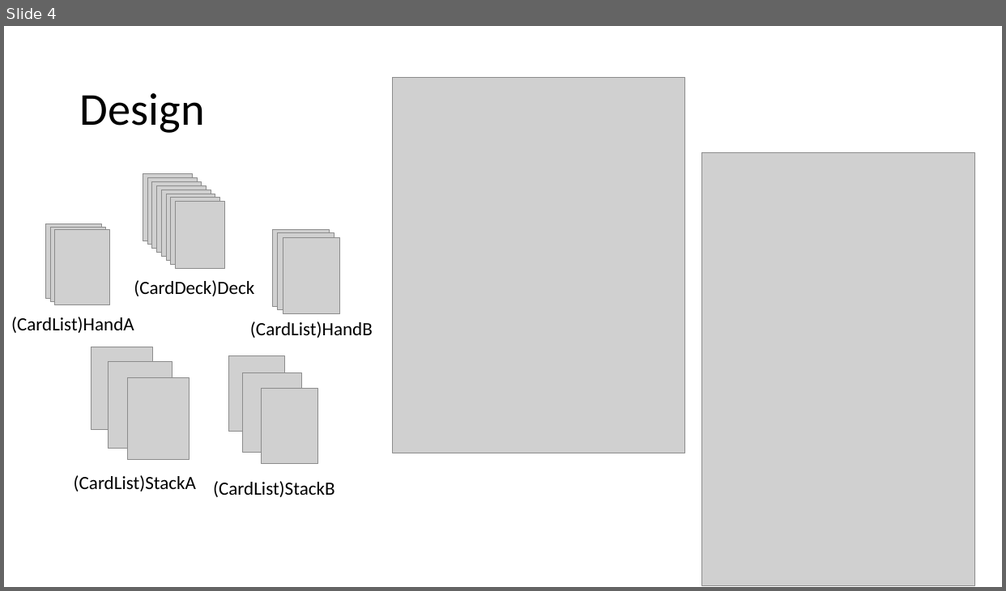
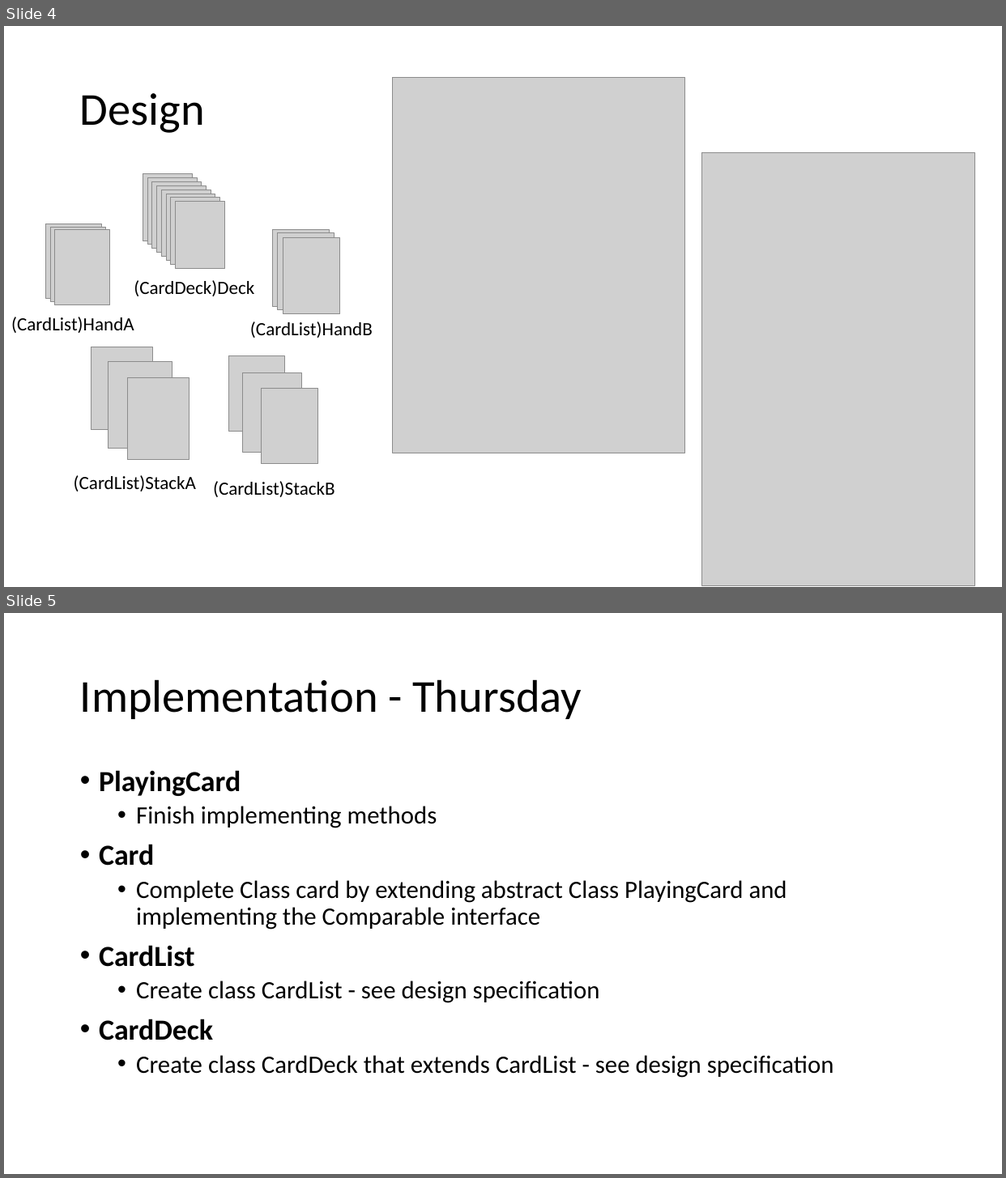
Before and after one commit to veggieboy/WarCardGame, a slide deck: warCardGame.pptx. Shown one above the other, each under a label of ours: slide 4 before the commit, slides 4 and 5 after it. The pictures are 1006x591 and 1006x1178 pixels, drawn with LibreOffice and Linux fonts; fonts in the diff are those of the drawing; grey boxes stand for pictures; background and template pictures are left out. Boxes give left, top, right and bottom in pixels: in the first picture for what was removed or moved away, otherwise in the second. Text is boxed around its words. In the diff, an @@ line names an element or a change of style, - is before the commit and + after.

```diff
--- a/warCardGame.pptx
+++ b/warCardGame.pptx
@@ slide 5 added at <box>4,613,1002,1174</box>, background #FFFFFF @@
@@ title added at <box>80,679,582,719</box>, 44 pt, text #000000 @@
+Implementation - Thursday
@@ text added at <box>99,770,834,1078</box>, 24 pt, text #000000 @@
+• PlayingCard
+  • Finish implementing methods
+• Card
+  • Complete Class card by extending abstract Class PlayingCard and implementing the Comparable interface
+• CardList
+  • Create class CardList - see design specification
+• CardDeck
+  • Create class CardDeck that extends CardList - see design specification
```
Also in this commit, not shown: 1 other slide added, 1 slide removed.
